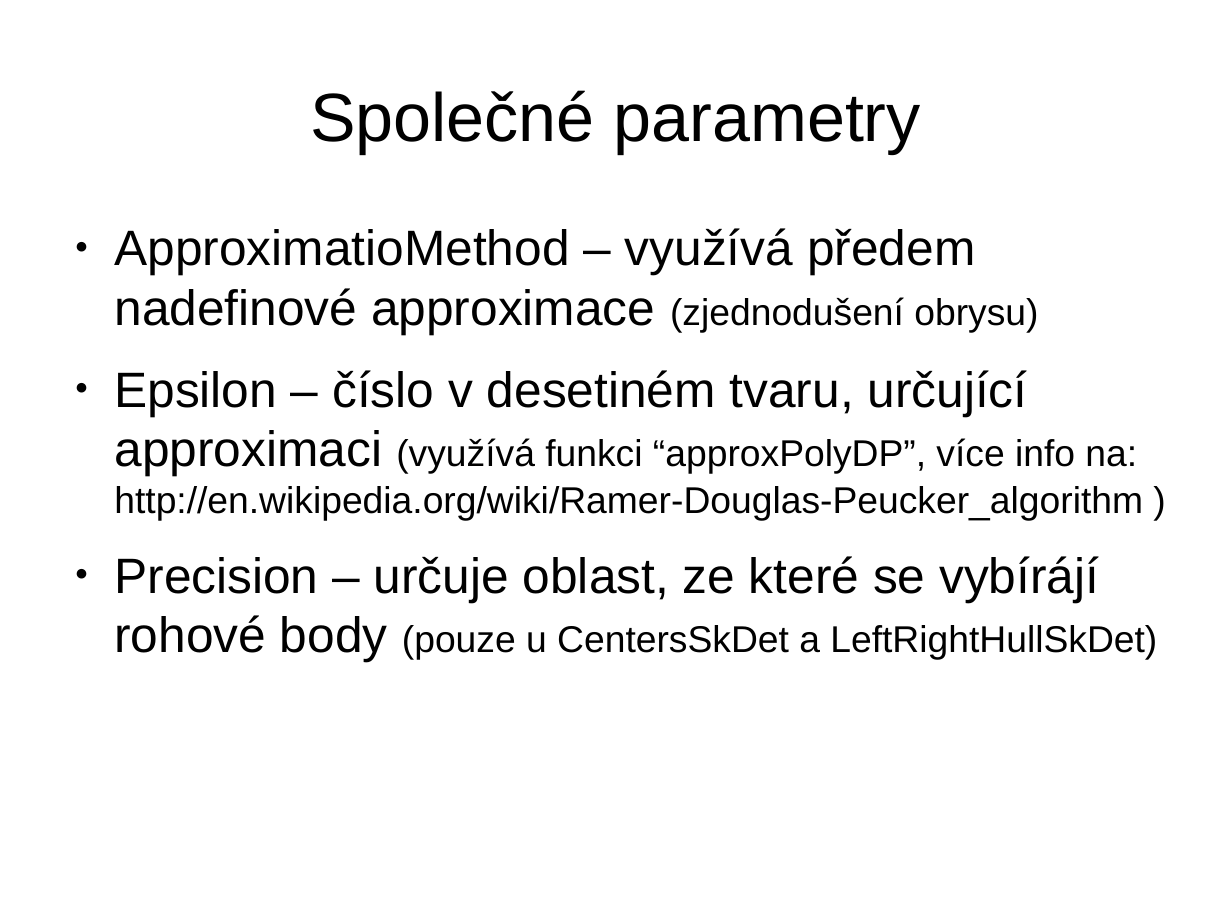
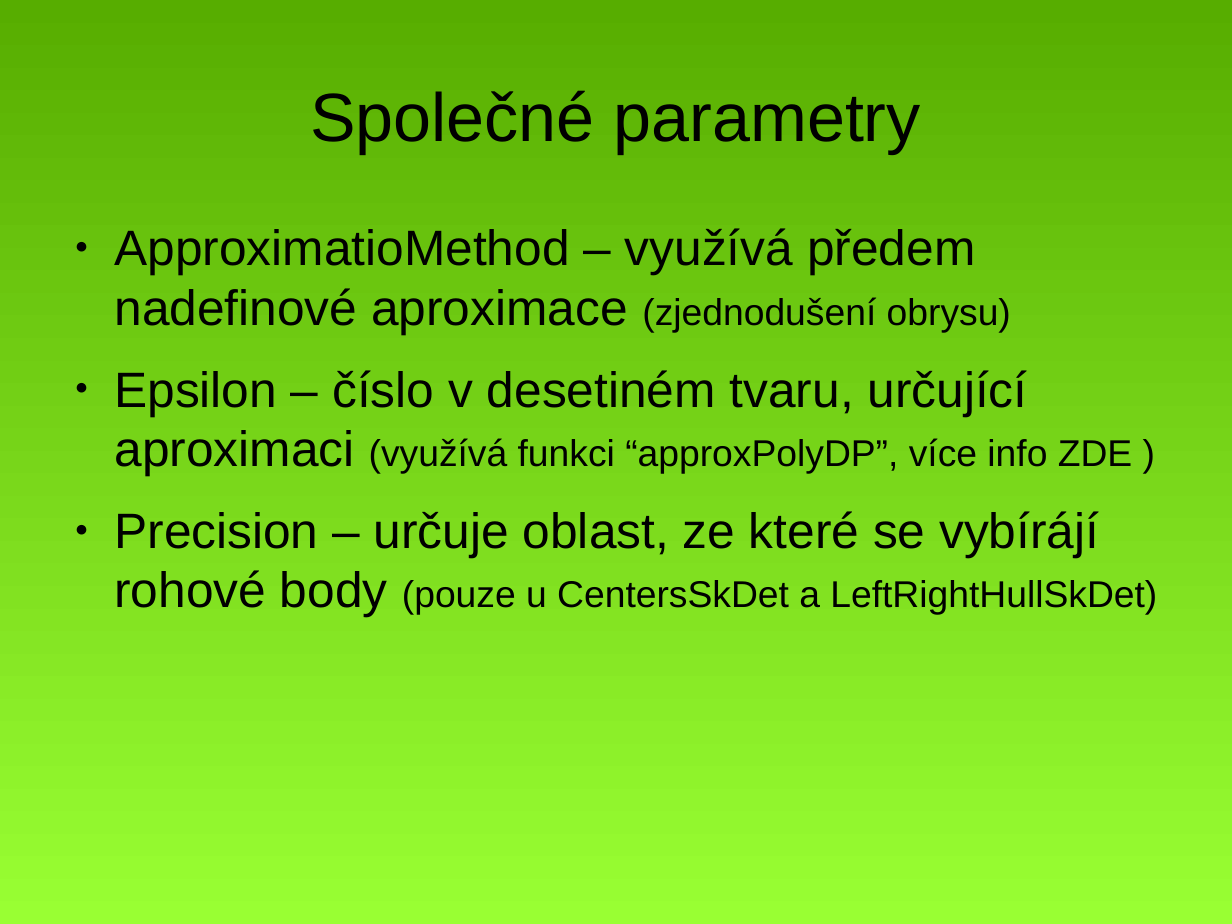
Before and after one commit to MichalBusta/skewDetection, a slide deck: slide 9 of doc/Skew_Detection.odp. Drawn at 1232x924 pixels with LibreOffice and Linux fonts; fonts in the diff are those of the drawing. Boxes give left, top, right and bottom in pixels: in the first picture for what was removed or moved away, otherwise in the second. Text is boxed around its words. In the diff, an @@ line names an element or a change of style, - is before the commit and + after.

```diff
--- a/doc/Skew_Detection.odp
+++ b/doc/Skew_Detection.odp
@@ background #FFFFFF to gradient #99FF33 to #57AD00 @@
@@ text at box(114, 228, 1132, 476): text changed; size 24 to 32 pt @@
-● ApproximatioMethod – využívá předem nadefinové approximace (zjednodušení obrysu)
-● Epsilon – číslo v desetiném tvaru, určující approximaci (využívá funkci “approxPolyDP”, více info na: http://en.wikipedia.org/wiki/Ramer-Douglas-Peucker_algorithm )
+● ApproximatioMethod – využívá předem nadefinové aproximace (zjednodušení obrysu)
+● Epsilon – číslo v desetiném tvaru, určující aproximaci (využívá funkci “approxPolyDP”, více info ZDE )
```
Also in this commit, not shown: 10 other slides changed, 1 slide added, 1 slide removed, 10 other files.
